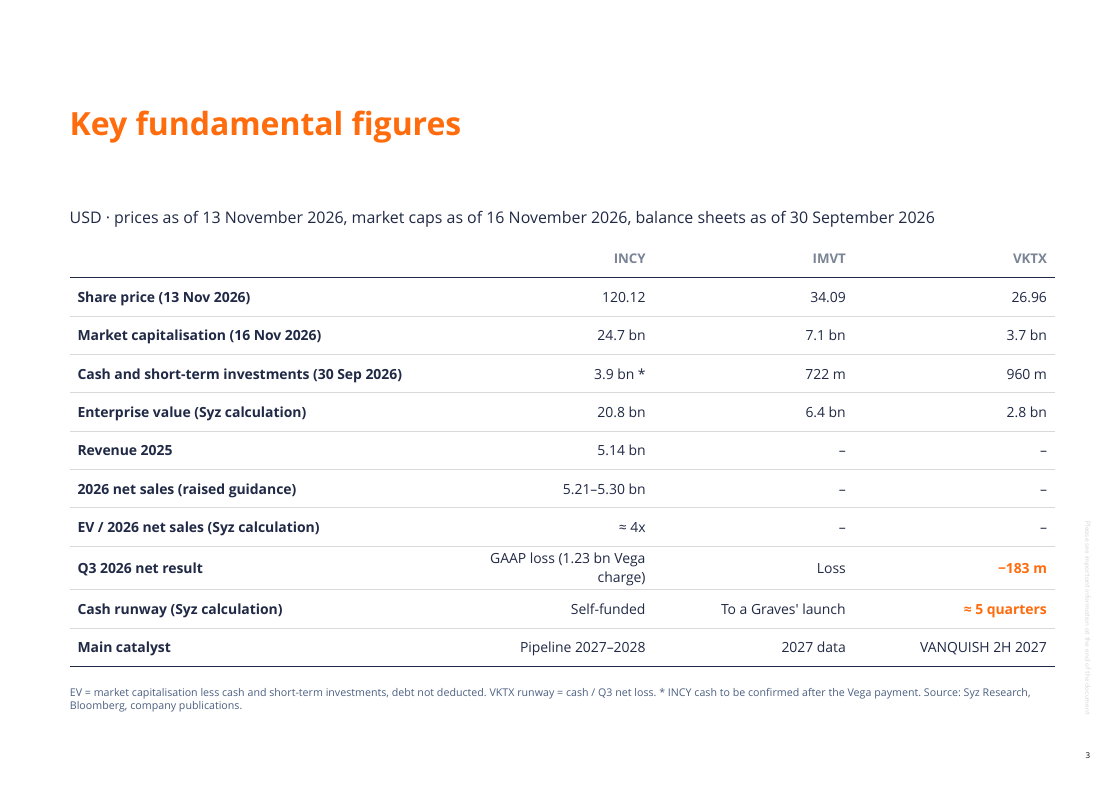
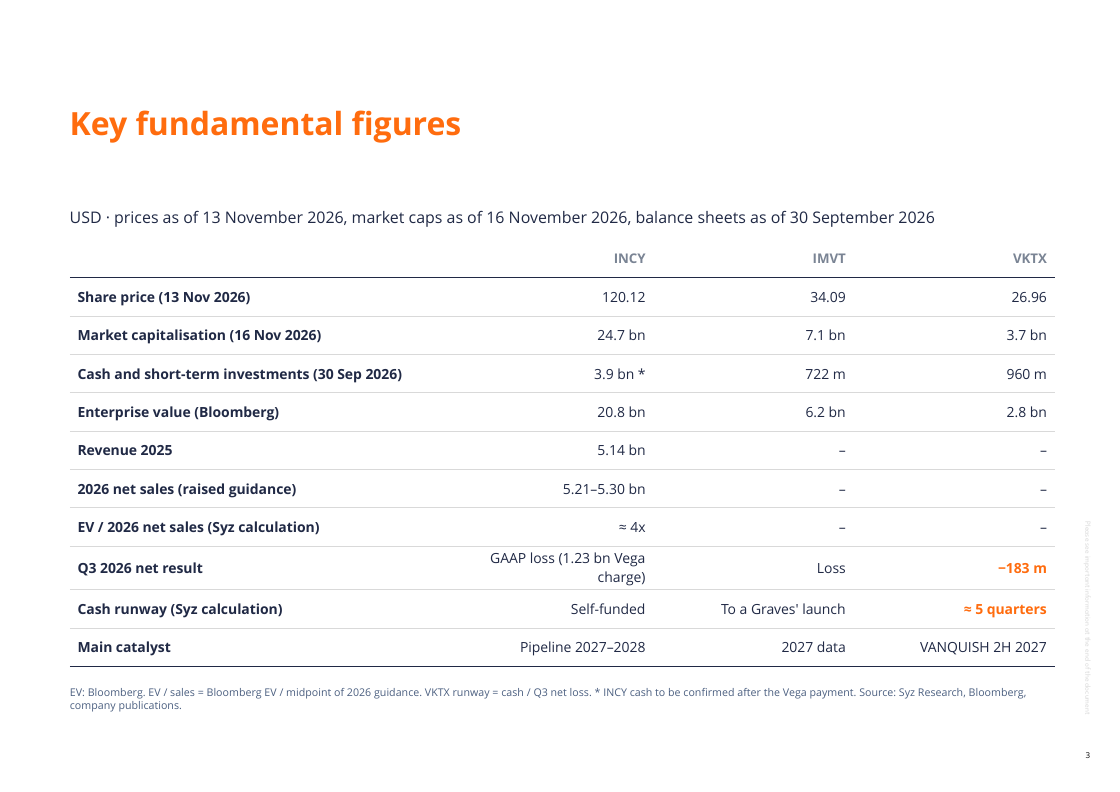
Before and after one commit to jb-db05/adhoc_Equity, a slide deck: slide 3 of notes/2026-11-16-biotech-vktx-imvt-incy/Syz_US_Biotech_fundamental_view_2026-11-16_EN.pptx. Drawn at 1120x792 pixels with LibreOffice and Linux fonts; fonts in the diff are those of the drawing; background and template pictures are left out. Boxes give left, top, right and bottom in pixels: in the first picture for what was removed or moved away, otherwise in the second. Text is boxed around its words. In the diff, an @@ line names an element or a change of style, - is before the commit and + after.

```diff
--- a/notes/2026-11-16-biotech-vktx-imvt-incy/Syz_US_Biotech_fundamental_view_2026-11-16_EN.pptx
+++ b/notes/2026-11-16-biotech-vktx-imvt-incy/Syz_US_Biotech_fundamental_view_2026-11-16_EN.pptx
@@ table at (70,240,1055,661) @@
-row 5, column 1: Enterprise value (Syz calculation)
+row 5, column 1: Enterprise value (Bloomberg)
-row 5, column 3: 6.4 bn
+row 5, column 3: 6.2 bn
@@ text at (70,688,1027,712): text changed @@
-EV = market capitalisation less cash and short-term investments, debt not deducted. VKTX runway = cash / Q3 net loss. * INCY cash to be confirmed after the Vega payment. Source: Syz Research, Bloomberg, company publications.
+EV: Bloomberg. EV / sales = Bloomberg EV / midpoint of 2026 guidance. VKTX runway = cash / Q3 net loss. * INCY cash to be confirmed after the Vega payment. Source: Syz Research, Bloomberg, company publications.
```
Also in this commit, not shown: 5 other slides changed, 9 other files.
